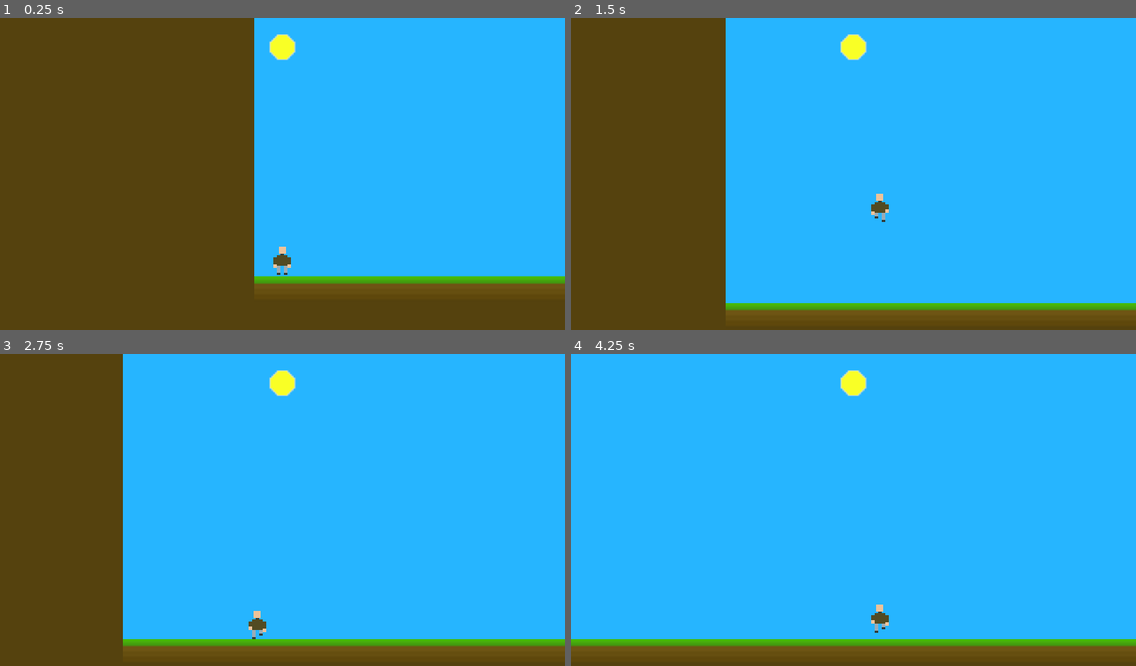
Above: before the commit, frames 1-4 (two rows, left to right).
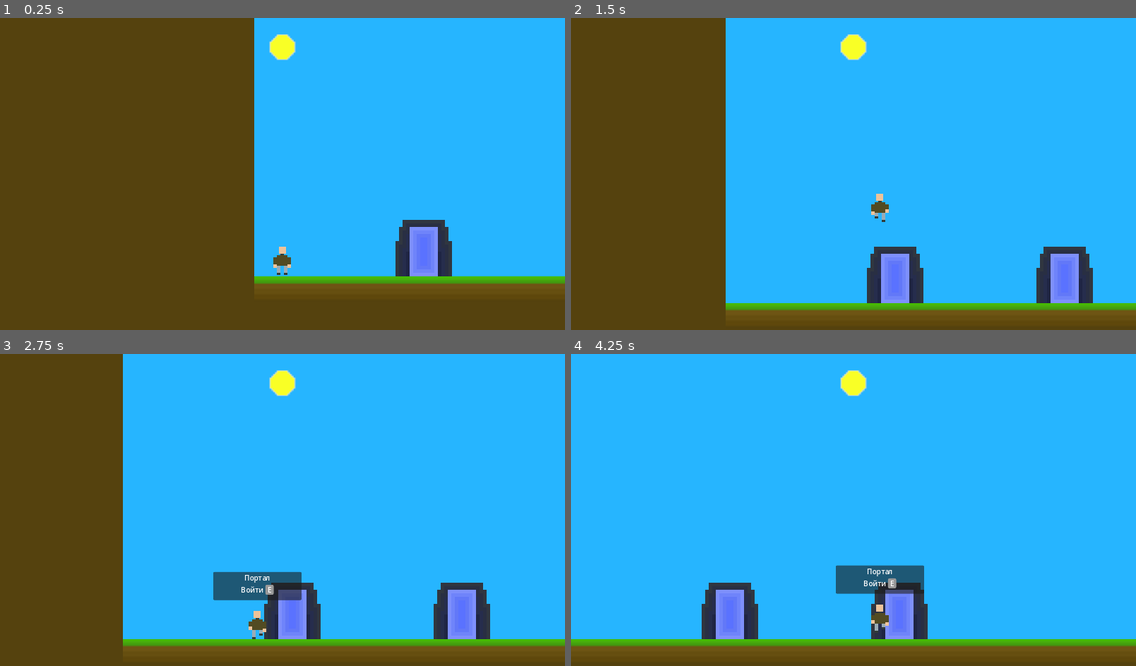
Above: after the commit, the same moments.

Repository: danredtmf/2dplatformertutorial
Game: Godot game, scene res://scenes/levels/1/level.tscn
Two runs of this game, one before a commit and one after it. Both use one fixed random seed, a clock stepped at 60 frames per second and the inputs below. The project has no main scene, so this scene is started directly.
Inputs:
- Up to frame 1 (0.25 s): no input
- Up to frame 2 (1.5 s): hold D (right) from 0.53 s (still down); tap W (jump) at 0.77 s
- Up to frame 3 (2.75 s): tap W (jump) at 1.52 s; release D (right) at 2.03 s; hold A (left) from 2.03 s (still down)
- Up to frame 4 (4.25 s): release A (left) at 2.78 s; hold D (right) from 2.78 s (still down); tap W (jump) at 3.02, 3.77 s

The runs differ from the first frame. In frame 1, 1.7% of the frame differs, in the area x 70-80%, y 64-83%; in frame 2, 3.4%; in frame 3, 4.5%, in the area x 37-87%, y 69-92%; in frame 4, 4.4%.

Commit message:
tutorial-2

Diff:
--- /dev/null
+++ b/autoload/event_bus.gd
@@ -0,0 +1,12 @@
+extends Node
+
+# Сигналы для взаимодействия
+# interactive_ui_shown - показать интерфейс взаимодействия
+# interactive_ui_hide - скрыть интерфейс
+# interactive_item_interacted - объект был использован
+@warning_ignore("unused_signal")
+signal interactive_ui_shown(item)
+@warning_ignore("unused_signal")
+signal interactive_ui_hide
+@warning_ignore("unused_signal")
+signal interactive_item_interacted(item)
--- /dev/null
+++ b/objects/interactive_area/interactive_area.gd
@@ -0,0 +1,46 @@
+@tool
+class_name InteractiveArea
+extends Area2D
+
+enum Type { ENTITY, TRIGGER }
+
+@export var type: Type
+@export var id: String
+@export var ui_name: String
+@export var ui_desc: String
+@export var disabled: bool
+@export var delete_after: bool
+@export var is_trigger_entered := true
+@export var is_trigger_exited: bool
+
+@export var size := Vector2(20, 20)
+
+@onready var _shape: CollisionShape2D = $Shape
+
+func _ready() -> void:
+	_shape.shape = _shape.shape.duplicate()
+	_change_size()
+
+func _change_size() -> void:
+	_shape.shape.size = size
+
+func _process(_delta: float) -> void:
+	if Engine.is_editor_hint():
+		_change_size()
+
+func interact() -> void:
+	EventBus.interactive_item_interacted.emit(self)
+	if delete_after:
+		queue_free()
+
+# Не забудьте присоединить сигнал объекта `InteractiveArea`
+func _on_body_entered(body: Node2D) -> void:
+	if type == Type.TRIGGER and body is Player\
+	and not disabled and is_trigger_entered:
+		interact()
+
+# Не забудьте присоединить сигнал объекта `InteractiveArea`
+func _on_body_exited(body: Node2D) -> void:
+	if type == Type.TRIGGER and body is Player\
+	and not disabled and is_trigger_exited:
+		interact()
--- /dev/null
+++ b/objects/interactive_area/interactive_area.tscn
@@ -0,0 +1,14 @@
+[gd_scene load_steps=3 format=3 uid="uid://cpwavtj0hvrlr"]
+
+[ext_resource type="Script" path="res://objects/interactive_area/interactive_area.gd" id="1_lujbt"]
+
+[sub_resource type="RectangleShape2D" id="RectangleShape2D_8k1da"]
+
+[node name="InteractiveArea" type="Area2D"]
+script = ExtResource("1_lujbt")
+
+[node name="Shape" type="CollisionShape2D" parent="."]
+shape = SubResource("RectangleShape2D_8k1da")
+
+[connection signal="body_entered" from="." to="." method="_on_body_entered"]
+[connection signal="body_exited" from="." to="." method="_on_body_exited"]
--- /dev/null
+++ b/objects/interactive_ui/interactive_ui.gd
@@ -0,0 +1,33 @@
+class_name InteractiveUI
+extends PanelContainer
+
+var _item: InteractiveArea
+
+@onready var _item_name: Label = %ItemName
+@onready var _item_desc: Label = %ItemDesc
+
+func _ready() -> void:
+	hide()
+	_config_signals()
+
+func _input(_event: InputEvent) -> void:
+	if Input.is_action_just_pressed("interact"):
+		if visible and is_instance_valid(_item):
+			_item.interact()
+
+func _config_signals() -> void:
+	EventBus.interactive_ui_shown.connect(_on_interactive_ui_shown.bind())
+	EventBus.interactive_ui_hide.connect(_on_interactive_ui_hide.bind())
+
+func _on_interactive_ui_shown(new: InteractiveArea) -> void:
+	if new == null:
+		show()
+	elif not _item == new:
+		_item = new
+		_item_name.text = _item.ui_name
+		_item_desc.text = _item.ui_desc
+
+	show()
+
+func _on_interactive_ui_hide() -> void:
+	hide()
--- /dev/null
+++ b/objects/interactive_ui/interactive_ui.tscn
@@ -0,0 +1,61 @@
+[gd_scene load_steps=3 format=3 uid="uid://cicjqfp6nj26l"]
+
+[ext_resource type="Script" path="res://objects/interactive_ui/interactive_ui.gd" id="1_7uehm"]
+
+[sub_resource type="StyleBoxFlat" id="StyleBoxFlat_6q31p"]
+content_margin_left = 5.0
+content_margin_right = 5.0
+corner_radius_top_left = 4
+corner_radius_top_right = 4
+corner_radius_bottom_right = 4
+corner_radius_bottom_left = 4
+
+[node name="InteractiveUI" type="PanelContainer"]
+custom_minimum_size = Vector2(200, 64)
+anchors_preset = 8
+anchor_left = 0.5
+anchor_top = 0.5
+anchor_right = 0.5
+anchor_bottom = 0.5
+offset_left = -100.0
+offset_top = -120.0
+offset_right = 100.0
+offset_bottom = -56.0
+grow_horizontal = 2
+grow_vertical = 2
+script = ExtResource("1_7uehm")
+
+[node name="Margin" type="MarginContainer" parent="."]
+layout_mode = 2
+theme_override_constants/margin_left = 2
+theme_override_constants/margin_top = 2
+theme_override_constants/margin_right = 2
+theme_override_constants/margin_bottom = 2
+
+[node name="VBox" type="VBoxContainer" parent="Margin"]
+layout_mode = 2
+
+[node name="ItemName" type="Label" parent="Margin/VBox"]
+unique_name_in_owner = true
+layout_mode = 2
+text = "Название"
+horizontal_alignment = 1
+
+[node name="HBox" type="HBoxContainer" parent="Margin/VBox"]
+layout_mode = 2
+alignment = 1
+
+[node name="ItemDesc" type="Label" parent="Margin/VBox/HBox"]
+unique_name_in_owner = true
+layout_mode = 2
+text = "Действие"
+horizontal_alignment = 1
+
+[node name="Icon" type="PanelContainer" parent="Margin/VBox/HBox"]
+layout_mode = 2
+theme_override_styles/panel = SubResource("StyleBoxFlat_6q31p")
+
+[node name="Key" type="Label" parent="Margin/VBox/HBox/Icon"]
+layout_mode = 2
+text = "E"
+horizontal_alignment = 1
--- /dev/null
+++ b/objects/player/detect_area/player_detect_area.gd
@@ -0,0 +1,37 @@
+@tool
+class_name PlayerDetectArea
+extends Area2D
+
+@export var size := Vector2(20, 20)
+
+var _last_area: InteractiveArea
+
+@onready var _shape: CollisionShape2D = $Shape
+
+func _ready() -> void:
+	_shape.shape = _shape.shape.duplicate()
+	_change_size()
+
+func _process(_delta: float) -> void:
+	if Engine.is_editor_hint():
+		_change_size()
+
+func _change_size() -> void:
+	_shape.shape.size = size
+
+func _on_area_entered(area: Area2D) -> void:
+	if area is InteractiveArea:
+		if not area.disabled and area.type != InteractiveArea.Type.TRIGGER:
+			if _last_area == null or area != _last_area:
+				_last_area = area
+				EventBus.interactive_ui_shown.emit(area)
+			elif area == _last_area:
+				EventBus.interactive_ui_shown.emit(null)
+		else:
+			EventBus.interactive_ui_hide.emit()
+	else:
+		EventBus.interactive_ui_hide.emit()
+
+func _on_area_exited(area: Area2D) -> void:
+	if area is InteractiveArea:
+		EventBus.interactive_ui_hide.emit()
--- /dev/null
+++ b/objects/player/detect_area/player_detect_area.tscn
@@ -0,0 +1,15 @@
+[gd_scene load_steps=3 format=3 uid="uid://b8xyueubwrof3"]
+
+[ext_resource type="Script" path="res://objects/player/detect_area/player_detect_area.gd" id="1_ipb8f"]
+
+[sub_resource type="RectangleShape2D" id="RectangleShape2D_mj6ea"]
+
+[node name="PlayerDetectArea" type="Area2D"]
+monitorable = false
+script = ExtResource("1_ipb8f")
+
+[node name="Shape" type="CollisionShape2D" parent="."]
+shape = SubResource("RectangleShape2D_mj6ea")
+
+[connection signal="area_entered" from="." to="." method="_on_area_entered"]
+[connection signal="area_exited" from="." to="." method="_on_area_exited"]
--- a/objects/player/player.gd
+++ b/objects/player/player.gd
@@ -9,6 +9,10 @@
 var current_state: State = State.Idle
 
 @onready var _animation: AnimatedSprite2D = $Animation
+
+func _ready() -> void:
+	add_to_group("Player")
+	_set_state(current_state)
 
 func _set_state(value: State) -> void:
 	current_state = value
--- a/objects/player/player.tscn
+++ b/objects/player/player.tscn
@@ -1,7 +1,9 @@
-[gd_scene load_steps=10 format=3 uid="uid://dfnh645o880bx"]
+[gd_scene load_steps=12 format=3 uid="uid://dfnh645o880bx"]
 
 [ext_resource type="Script" path="res://objects/player/player.gd" id="1_1y8hs"]
 [ext_resource type="Texture2D" uid="uid://c7yjs8hu3t5kl" path="res://resources/sprites/player-sheet.png" id="1_25xjm"]
+[ext_resource type="PackedScene" uid="uid://b8xyueubwrof3" path="res://objects/player/detect_area/player_detect_area.tscn" id="3_vu3ea"]
+[ext_resource type="PackedScene" uid="uid://cicjqfp6nj26l" path="res://objects/interactive_ui/interactive_ui.tscn" id="4_lpvwc"]
 
 [sub_resource type="AtlasTexture" id="AtlasTexture_dt1yw"]
 atlas = ExtResource("1_25xjm")
@@ -68,3 +70,8 @@
 
 [node name="Shape" type="CollisionShape2D" parent="."]
 shape = SubResource("RectangleShape2D_flqhv")
+
+[node name="PlayerDetectArea" parent="." instance=ExtResource("3_vu3ea")]
+size = Vector2(24, 64)
+
+[node name="InteractiveUI" parent="." instance=ExtResource("4_lpvwc")]
--- /dev/null
+++ b/objects/portal/portal.gd
@@ -0,0 +1,52 @@
+class_name Portal
+extends Node2D
+
+enum Type { COMMON, END }
+enum State { CLOSE, OPEN }
+
+@export var state_init: State
+@export var type: Type = Type.COMMON
+@export var next_portal: Portal
+@export var next_level: PackedScene
+
+var state: State = State.CLOSE
+
+@onready var _interactive_area: InteractiveArea = $InteractiveArea
+@onready var _animation: AnimatedSprite2D = $Animation
+
+func _ready() -> void:
+	state = state_init
+	_set_state(state)
+	EventBus.interactive_item_interacted.connect(_on_interactive_item_interacted.bind())
+
+func _set_state(value: State) -> void:
+	state = value
+	_check_state()
+
+func _check_state() -> void:
+	match state:
+		State.CLOSE:
+			_animation.play("default")
+			_interactive_area.disabled = true
+		State.OPEN:
+			_animation.play("open")
+			_interactive_area.disabled = false
+
+func _logic() -> void:
+	match type:
+		Type.COMMON: # Телепортация к другому порталу
+			if next_portal != null:
+				var player: Player = get_tree().get_first_node_in_group("Player")
+				player.global_position = next_portal.global_position
+		Type.END: # Переход на другой уровень
+			if next_level != null:
+				get_tree().change_scene_to_packed(next_level)
+			else:
+				# Изменим строку, когда появится главное меню
+				get_tree().quit()
+
+func _on_interactive_item_interacted(item: InteractiveArea) -> void:
+	match item.id:
+		"portal":
+			if item == _interactive_area:
+				_logic()
--- /dev/null
+++ b/objects/portal/portal.tscn
@@ -0,0 +1,45 @@
+[gd_scene load_steps=7 format=3 uid="uid://dqt7rilymelvb"]
+
+[ext_resource type="Script" path="res://objects/portal/portal.gd" id="1_3pxy8"]
+[ext_resource type="PackedScene" uid="uid://cpwavtj0hvrlr" path="res://objects/interactive_area/interactive_area.tscn" id="1_wc0o2"]
+[ext_resource type="Texture2D" uid="uid://cbmx1dlbccowl" path="res://resources/sprites/portal-sheet.png" id="2_mfgcc"]
+
+[sub_resource type="AtlasTexture" id="AtlasTexture_ufb8i"]
+atlas = ExtResource("2_mfgcc")
+region = Rect2(0, 0, 128, 128)
+
+[sub_resource type="AtlasTexture" id="AtlasTexture_f8ytq"]
+atlas = ExtResource("2_mfgcc")
+region = Rect2(128, 0, 128, 128)
+
+[sub_resource type="SpriteFrames" id="SpriteFrames_5doc3"]
+animations = [{
+"frames": [{
+"duration": 1.0,
+"texture": SubResource("AtlasTexture_ufb8i")
+}],
+"loop": true,
+"name": &"default",
+"speed": 5.0
+}, {
+"frames": [{
+"duration": 1.0,
+"texture": SubResource("AtlasTexture_f8ytq")
+}],
+"loop": true,
+"name": &"open",
+"speed": 5.0
+}]
+
+[node name="Portal" type="Node2D"]
+script = ExtResource("1_3pxy8")
+
+[node name="InteractiveArea" parent="." instance=ExtResource("1_wc0o2")]
+id = "portal"
+ui_name = "Портал"
+ui_desc = "Войти"
+disabled = true
+size = Vector2(128, 128)
+
+[node name="Animation" type="AnimatedSprite2D" parent="."]
+sprite_frames = SubResource("SpriteFrames_5doc3")
--- a/project.godot
+++ b/project.godot
@@ -13,6 +13,10 @@
 config/name="2DPlatformerTutorial"
 config/features=PackedStringArray("4.3", "GL Compatibility")
 config/icon="res://icon.svg"
+
+[autoload]
+
+EventBus="*res://autoload/event_bus.gd"
 
 [display]
 
--- a/scenes/levels/1/level.tscn
+++ b/scenes/levels/1/level.tscn
@@ -1,9 +1,10 @@
-[gd_scene load_steps=5 format=4 uid="uid://bnral403ek1kp"]
+[gd_scene load_steps=6 format=4 uid="uid://bnral403ek1kp"]
 
 [ext_resource type="TileSet" uid="uid://cxtffd78cew8r" path="res://resources/tile_sets/default.tres" id="2_xqf34"]
 [ext_resource type="Texture2D" uid="uid://c2qwrfshs1gs5" path="res://resources/backgrounds/sky-day.png" id="3_j8y0s"]
 [ext_resource type="PackedScene" uid="uid://dfnh645o880bx" path="res://objects/player/player.tscn" id="3_kc0g2"]
 [ext_resource type="PackedScene" uid="uid://dlpmhavbeiede" path="res://objects/world_camera/world_camera.tscn" id="4_cfocl"]
+[ext_resource type="PackedScene" uid="uid://dqt7rilymelvb" path="res://objects/portal/portal.tscn" id="5_cqwd3"]
 
 [node name="Level" type="Node2D"]
 
@@ -23,6 +24,18 @@
 tile_map_data = PackedByteArray("AAAAAAkAAQAAAAAAAAABAAkAAQAAAAAAAAACAAkAAQAAAAAAAAADAAkAAQAAAAAAAAAEAAkAAQAAAAAAAAAFAA …(9904 unchanged characters)…
 tile_set = ExtResource("2_xqf34")
 
+[node name="Objects" type="Node2D" parent="."]
+
+[node name="Portal" parent="Objects" node_paths=PackedStringArray("next_portal") instance=ExtResource("5_cqwd3")]
+position = Vector2(384, 512)
+state_init = 1
+next_portal = NodePath("../Portal2")
+
+[node name="Portal2" parent="Objects" node_paths=PackedStringArray("next_portal") instance=ExtResource("5_cqwd3")]
+position = Vector2(768, 512)
+state_init = 1
+next_portal = NodePath("../Portal")
+
 [node name="Player" parent="." instance=ExtResource("3_kc0g2")]
 position = Vector2(64, 512)
 
Binary file added: docs/2/images/4-1.png
Not shown, added: docs/2/images/4-1.png.import
Binary file added: docs/2/images/5-1.png
Not shown, added: docs/2/images/5-1.png.import
Binary file added: resources/sprites/portal-sheet.png
Not shown, added: resources/sprites/portal-sheet.png.import
Not shown, added: resources/sprites/portal.pxo
